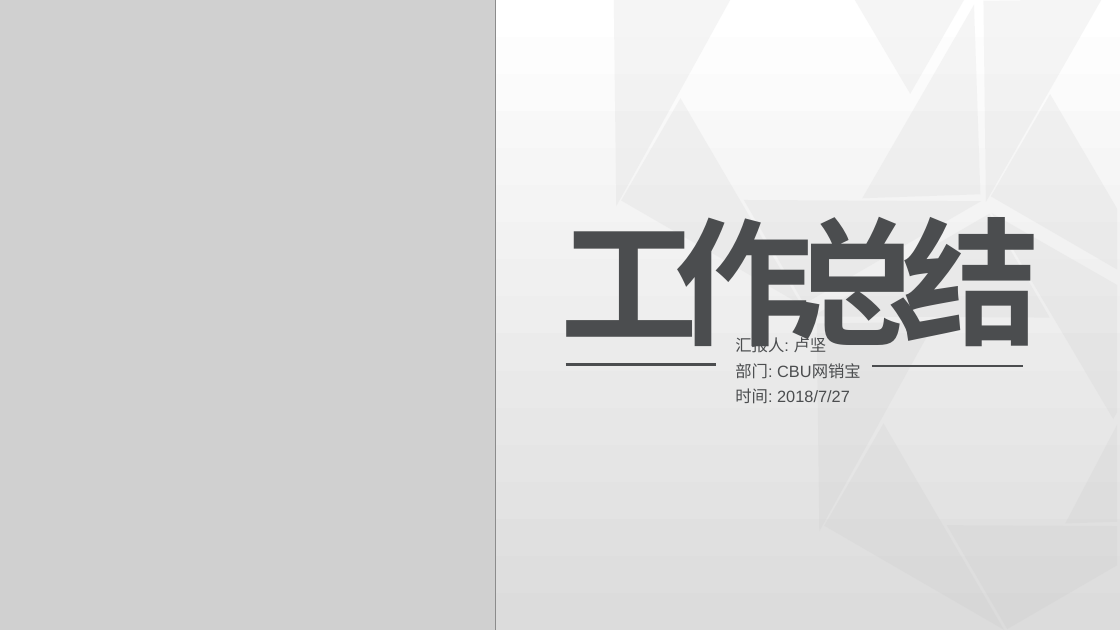
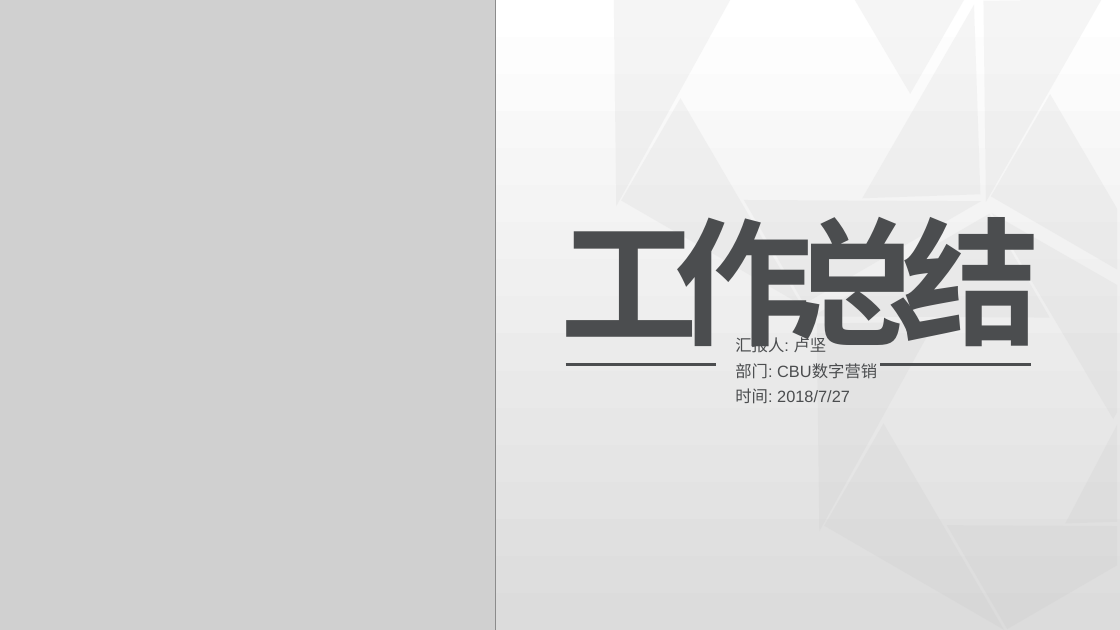
Before and after one commit to physicsLoveJava/java-miscellaneous, a slide deck: slide 1 of tech-interview/a-task/实习总结终板.pptx. Drawn at 1120x630 pixels with LibreOffice and Linux fonts; fonts in the diff are those of the drawing; grey boxes stand for pictures; background and template pictures are left out. Boxes give left, top, right and bottom in pixels: in the first picture for what was removed or moved away, otherwise in the second. Text is boxed around its words. In the diff, an @@ line names an element or a change of style, - is before the commit and + after.

```diff
--- a/tech-interview/a-task/实习总结终板.pptx
+++ b/tech-interview/a-task/实习总结终板.pptx
@@ text at (735,363,877,404): text changed @@
-部门: CBU网销宝时间: 2018/7/27
+部门: CBU数字营销
+时间: 2018/7/27
@@ line moved from (872, 366) - (1023, 366) to (881, 365) - (1031, 365) @@
```
Also in this commit, not shown: 6 other slides changed, 2 slides added, 2 other files.
